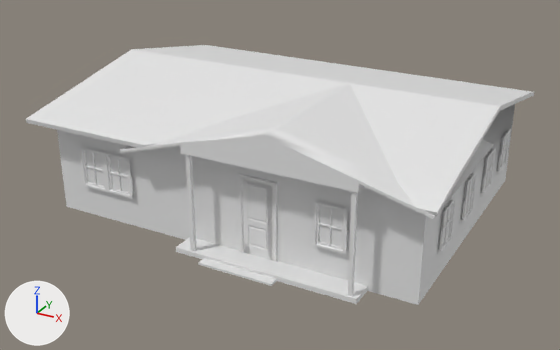
The FBX model FPSMulti/Assets/Resources/Buildings/house5.fbx: old version first, new version second.
One viewpoint serves both versions: a 50 mm lens placed at (11.38, -11.08, 7.41), pointed at (3.95, 2.43, 0.65). Arrows for +X, +Y and +Z are at lower left; the lights stay in place. Where no turn or scale is listed for an object, it has been applied to the vertices. Vertices at the same position are counted once.

Script lines for the objects in view, before the commit:
```python
ob_cube_001 = bpy.data.objects.new('Cube.001', me_cube_002)
ob_cube_001.location = (5.16, -0.24, 0.05)
ob_cube_002 = bpy.data.objects.new('Cube.002', me_cube_003)
ob_cube_002.location = (4.7, -0.58, 0.02)
ob_cube_003 = bpy.data.objects.new('Cube.003', me_cube_004)
ob_cube_003.location = (3.62, -0.41, 0.14)
ob_door_frame_001 = bpy.data.objects.new('Door Frame.001', me_plane_022)
ob_door_frame_001.location = (4.8, -0.03, 0.35)
ob_glass__001 = bpy.data.objects.new('Glass?.001', me_plane_006)
ob_glass__001.location = (0.96, -0.03, 1.14)
ob_window_frame_001 = bpy.data.objects.new('Window Frame.001', me_plane_005)
ob_window_frame_001.location = (0.88, -0.04, 1.02)
ob_window_frame_004 = bpy.data.objects.new('Window Frame.004', me_plane_020)
ob_window_frame_004.location = (6.24, -0.04, 1.02)
ob_window_frame_008 = bpy.data.objects.new('Window Frame.008', me_plane_026)
ob_window_frame_008.location = (8.04, 2.46, 0.93)
ob_window_frame_010 = bpy.data.objects.new('Window Frame.010', me_plane_030)
ob_window_frame_010.location = (8.04, 5.13, 0.93)
# also in view: 'Plane' at (3.99, 2.91, 1.38); 'Cube.004' at (6.91, -0.41, 1.1); 'Window Frame.002' at (1.61, -0.03, 1.11); 'Window Frame.005' at (8.02, 1.18, 1.02); 'Door.001' at (4.84, 0.0, 0.87)
```
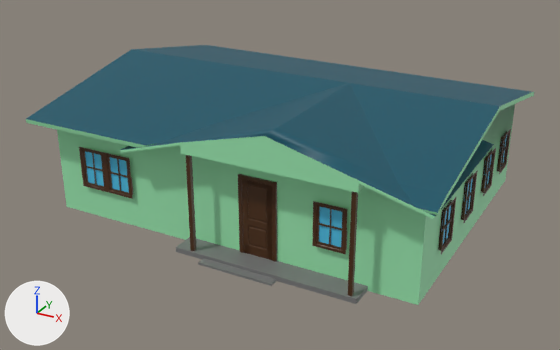
What changed in the scene script:
```text
Add mat_material_001:
    mat_material_001 = principled_material('Material.001')
    mat_material_001.base_color = (0.327, 0.8, 0.434)  # green #9be7b0
Add mat_material_002:
    mat_material_002 = principled_material('Material.002')
    mat_material_002.base_color = (0.0, 0.0877, 0.133)  # dark cyan #005466
Change me_plane:
    where me_plane.from_pydata(...)  # 98 vertices, 100 faces; spans x -0.36..8.33, y -0.49..6.31, z 0.0..2.76
    me_plane part 1: 57 of the faces centred in x -0.36..8.33, y -0.48..3.01, z 0.0..2.74 switch from no material to mat_material_001 (green #9be7b0)
    me_plane part 2: 4 of the faces centred in x 8.16..8.33, y 4.5..6.15, z 2.06..2.43 switch from no material to mat_material_001 (green #9be7b0)
    me_plane part 3: 3 of the faces centred in x -0.36..-0.18, y -0.47..-0.23, z 2.06..2.1 switch from no material to mat_material_001 (green #9be7b0)
    me_plane part 4: 27 of the faces centred in x -0.18..8.16, y -0.25..6.17, z 2.1..2.76 switch from no material to mat_material_002 (dark cyan #005466)
Change me_plane_024:
    where me_plane_024.from_pydata(...)  # 348 vertices, 268 faces; spans x -0.062..0.037, y -0.245..0.406, z -0.35..0.531
    add me_plane_024.materials.append(mat_material_004)  # brown #4b2a0a
Change me_cube_003:
    where me_cube_003.from_pydata(...)  # 8 vertices, 6 faces; spans x -0.79..0.79, y -0.1..0.1, z -0.02..0.02
    add me_cube_003.materials.append(mat_material_005)  # grey #797979
Change me_plane_030:
    where me_plane_030.from_pydata(...)  # 348 vertices, 268 faces; spans x -0.062..0.037, y -0.245..0.406, z -0.35..0.531
    add me_plane_030.materials.append(mat_material_004)  # brown #4b2a0a
Change me_cube_004:
    where me_cube_004.from_pydata(...)  # 8 vertices, 6 faces; spans x -0.04..0.04, y -0.04..0.04, z -0.04..1.95
    add me_cube_004.materials.append(mat_material_004)  # brown #4b2a0a
Change me_plane_023:
    where me_plane_023.from_pydata(...)  # 276 vertices, 264 faces; spans x -0.32..0.31, y 0.0..0.05, z -0.77..0.77
    add me_plane_023.materials.append(mat_material_004)  # brown #4b2a0a
Change me_plane_006:
    where me_plane_006.from_pydata(...)  # 4 vertices, 1 face; spans x -0.244..0.244, y 0.0, z -0.398..0.328
    add me_plane_006.materials.append(mat_material_003)  # cyan #4ec0e7
Change me_plane_026:
    where me_plane_026.from_pydata(...)  # 348 vertices, 268 faces; spans x -0.062..0.037, y -0.245..0.406, z -0.35..0.531
    add me_plane_026.materials.append(mat_material_004)  # brown #4b2a0a
Change me_plane_022:
    where me_plane_022.from_pydata(...)  # 238 vertices, 250 faces; spans x -0.37..0.44, y -0.02..0.06, z -0.25..1.36
    add me_plane_022.materials.append(mat_material_004)  # brown #4b2a0a
Change me_plane_020:
    where me_plane_020.from_pydata(...)  # 348 vertices, 268 faces; spans x -0.245..0.406, y -0.037..0.062, z -0.35..0.531
    add me_plane_020.materials.append(mat_material_004)  # brown #4b2a0a
Change me_plane_028:
    where me_plane_028.from_pydata(...)  # 348 vertices, 268 faces; spans x -0.062..0.037, y -0.245..0.406, z -0.35..0.531
    add me_plane_028.materials.append(mat_material_004)  # brown #4b2a0a
Change me_plane_005:
    where me_plane_005.from_pydata(...)  # 348 vertices, 268 faces; spans x -0.245..0.406, y -0.037..0.062, z -0.35..0.531
    add me_plane_005.materials.append(mat_material_004)  # brown #4b2a0a
Change me_plane_019:
    where me_plane_019.from_pydata(...)  # 4 vertices, 1 face; spans x -0.244..0.244, y 0.0, z -0.398..0.328
    add me_plane_019.materials.append(mat_material_003)  # cyan #4ec0e7
Change me_cube_002:
    where me_cube_002.from_pydata(...)  # 8 vertices, 6 faces; spans x -1.9..1.9, y -0.25..0.25, z -0.05..0.05
    add me_cube_002.materials.append(mat_material_005)  # grey #797979
Change me_plane_018:
    where me_plane_018.from_pydata(...)  # 348 vertices, 268 faces; spans x -0.245..0.406, y -0.037..0.062, z -0.35..0.531
    add me_plane_018.materials.append(mat_material_004)  # brown #4b2a0a
Change me_cube_005:
    where me_cube_005.from_pydata(...)  # 8 vertices, 6 faces; spans x -0.04..0.04, y -0.04..0.04, z -0.04..1.95
    add me_cube_005.materials.append(mat_material_004)  # brown #4b2a0a
Change me_plane_021:
    where me_plane_021.from_pydata(...)  # 4 vertices, 1 face; spans x -0.244..0.244, y 0.0, z -0.398..0.328
    add me_plane_021.materials.append(mat_material_003)  # cyan #4ec0e7
```

Where the change shows, as pixel boxes [x1, y1, x2, y2] in the pictures (560 x 350 px):
'Cube.001', recoloured (white to grey)
    both: [176, 237, 368, 304]
'Door.001', recoloured (grey to brown)
    both: [242, 179, 272, 260]
'Door Frame.001', recoloured (grey to brown)
    both: [238, 174, 277, 262]
'Window Frame.004', recoloured (grey to brown)
    both: [312, 201, 347, 254]
'Glass?.004', recoloured (grey to cyan)
    both: [319, 207, 342, 247]
'Cube.004', recoloured (grey to brown)
    both: [348, 191, 358, 296]
'Cube.002', recoloured (white to grey)
    both: [198, 258, 277, 286]
'Cube.003', recoloured (grey to brown)
    both: [186, 155, 196, 251]
'Window Frame.002', recoloured (grey to brown)
    both: [104, 153, 133, 199]
'Window Frame.001', recoloured (grey to brown)
    both: [79, 147, 107, 192]
'Window Frame.005', recoloured (grey to brown)
    both: [438, 197, 456, 254]
'Glass?.003', recoloured (grey to cyan)
    both: [110, 157, 129, 193]
'Glass?.001', recoloured (grey to cyan)
    both: [85, 151, 104, 186]
'Window Frame.008', recoloured (grey to brown)
    both: [461, 171, 477, 224]
'Window Frame.009', recoloured (grey to brown)
    both: [481, 148, 496, 196]
'Window Frame.010', recoloured
    both: [497, 129, 511, 174]
part 1 of me_plane, recoloured (grey to green)
    both: [39, 104, 515, 305]
part 2 of me_plane, recoloured
    both: [500, 92, 534, 110]
part 3 of me_plane, recoloured
    both: [26, 119, 39, 126]
part 4 of me_plane, recoloured (white to cyan)
    both: [26, 45, 531, 216]
